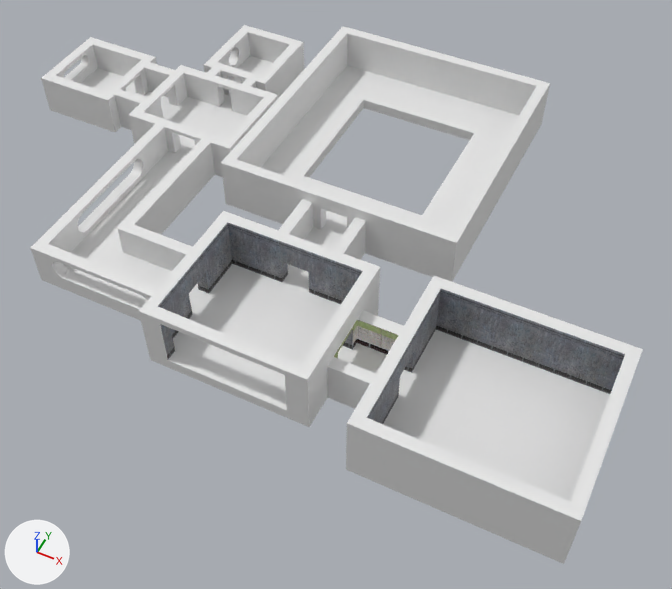
An edit to the Blender file BLENDER/underground base/v0.blend, drawn before and after from the same camera.
Camera for both pictures: a 50 mm lens placed at (26.0, -44.5, 56.7), pointed at (1.7, 4.1, -4.1). Arrows for +X, +Y and +Z are at lower left; the lights stay in place.

Names of what the first picture shows: 'BézierCurve.003', 'Cube'.
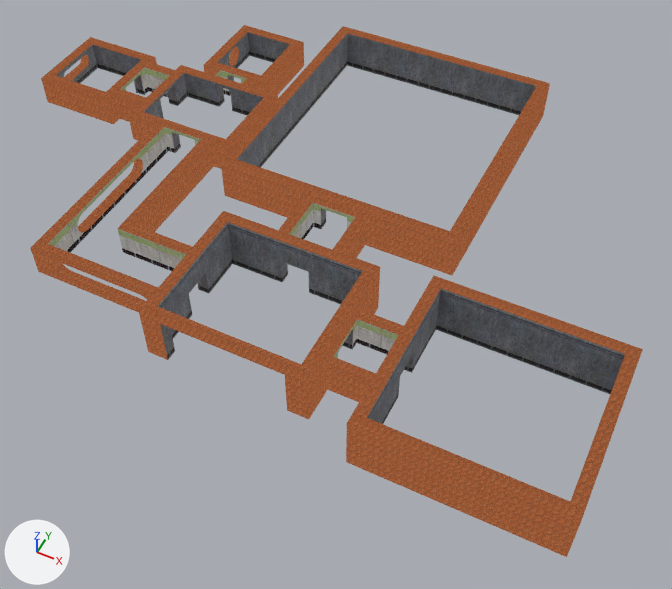
What changed in the scene script:
```text
Add img_seamless_rust_texture_jpg:
    img_seamless_rust_texture_jpg = load_image('Seamless-Rust-Texture.jpg', '_unpacked/Seamless-Rust-Texture.jpg', 2000, 1500, 'sRGB')
Add img_ground_png:
    img_ground_png = load_image('ground.png', '_unpacked/ground.png', 64, 64, 'sRGB')
Add mat_rust:
    mat_rust = bpy.data.materials.new('Rust')
    mat_rust.use_nodes = True; mat_rust.node_tree.nodes.clear()
    _N = mat_rust.node_tree.nodes; _L = mat_rust.node_tree.links
    n0 = _N.new('ShaderNodeOutputMaterial'); n0.name = 'Material Output'
    n1 = _N.new('ShaderNodeTexImage'); n1.name = 'Image Texture'
    n1.image = img_seamless_rust_texture_jpg
    n2 = _N.new('ShaderNodeMapping'); n2.name = 'Mapping'
    n3 = _N.new('ShaderNodeTexCoord'); n3.name = 'Texture Coordinate'
    _L.new(n2.outputs[0], n1.inputs[0])  # 'Vector' to 'Vector'
    _L.new(n3.outputs[2], n2.inputs[0])  # 'UV' to 'Vector'
    _L.new(n1.outputs[0], n0.inputs[0])  # 'Color' to 'Surface'
Add mat_ground:
    mat_ground = bpy.data.materials.new('Ground')
    mat_ground.use_nodes = True; mat_ground.node_tree.nodes.clear()
    _N = mat_ground.node_tree.nodes; _L = mat_ground.node_tree.links
    n0 = _N.new('ShaderNodeOutputMaterial'); n0.name = 'Material Output'
    n1 = _N.new('ShaderNodeTexImage'); n1.name = 'Image Texture'
    n1.image = img_ground_png
    n2 = _N.new('ShaderNodeMapping'); n2.name = 'Mapping'
    n3 = _N.new('ShaderNodeTexCoord'); n3.name = 'Texture Coordinate'
    _L.new(n2.outputs[0], n1.inputs[0])  # 'Vector' to 'Vector'
    _L.new(n3.outputs[2], n2.inputs[0])  # 'UV' to 'Vector'
    _L.new(n1.outputs[0], n0.inputs[0])  # 'Color' to 'Surface'
Change me_cube_008:
    where me_cube_008.from_pydata(...)  # 795 vertices, 1676 faces; spans x -22.0..39.0, y -19.9..24.1, z 0.0..4.8
    used by ob_cube; location = (-12.05, 6.91, 0.0)
    me_cube_008 part 1: 200 of the faces centred in x -21.0..22.0, y 0.4..23.1, z 0.2..3.5 switch from mat_white (white #e7e7e7) to mat_walls
    me_cube_008 part 2: 152 of the faces centred in x -14.0..14.0, y -13.9..13.1, z 0.2..2.7 switch from mat_white (white #e7e7e7) to mat_walls2
    me_cube_008 part 3: 1112 of the faces centred in x -22.0..39.0, y -19.9..24.1, z 0.0..4.8 switch from mat_white (white #e7e7e7) to mat_rust
Change me_béziercurve_003:
    where me_béziercurve_003.from_pydata(...)  # 100 vertices, 196 faces; spans x -26.0..35.0, y -22.2..21.8, z -0.5..0.5
    used by ob_béziercurve_003; location = (-7.96, 9.16, -0.5)
    me_béziercurve_003 part 4: 40 of the faces centred in x -23.4..29.6, y -20.5..20.0, z 0.5 switch from mat_white (white #e7e7e7) to mat_ground
    me_béziercurve_003 part 5: 151 of the faces centred in x -26.0..24.3, y -22.2..21.8, z -0.5..0.5 switch from mat_white (white #e7e7e7) to mat_rust
    me_béziercurve_003 part 6: 5 of the faces centred in x 29.6..35.0, y -22.2..-7.2, z -0.5..0.2 switch from mat_white (white #e7e7e7) to mat_rust
Change ob_béziercurve_003:
    add ob_béziercurve_003.hide_set(True)
```

What differs and where, as boxes (x1, y1, x2, y2) in the pictures (672 x 589 px):
'BézierCurve.003', hidden
    before: (39, 56, 610, 564)
part 1 of me_cube_008, recoloured
    both: (56, 32, 536, 229)
part 2 of me_cube_008, recoloured
    both: (48, 68, 355, 271)
part 3 of me_cube_008, recoloured (white to brown)
    both: (30, 25, 643, 557)
part 4 of me_béziercurve_003, recoloured
    before: (63, 56, 610, 501)
part 5 of me_béziercurve_003, recoloured
    before: (39, 66, 563, 564)
part 6 of me_béziercurve_003, recoloured
    before: (351, 464, 567, 564)
